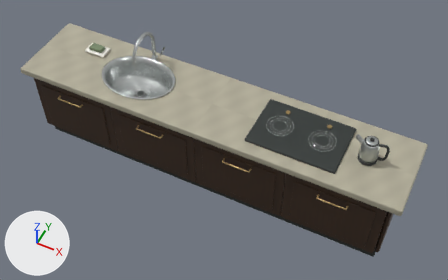
An edit to the glTF model server/after-hours/public/assets/models/kitchen-316.glb, drawn before and after from the same camera.
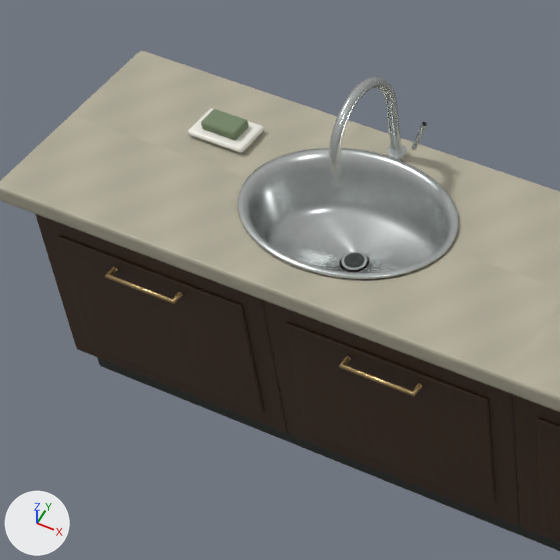
Each version is shown whole from a 50 mm camera at (8.23, -8.65, 5.03) aimed at (6.45, -5.1, 0.6), then close up on the part from 5% to 47% of the width and 2% to 69% of the height. The lights are fixed; the arrows at lower left show +X, +Y and +Z. The last two pictures show the newer version. Where no turn or scale is listed for an object, it has been applied to the vertices. Vertices at exactly the same position are counted once.

Script lines for the objects in view, before the commit:
```python
me_cube_081 = bpy.data.meshes.new('Cube.081')
me_cube_081.from_pydata(...)  # 432 vertices, 852 faces; spans x -1.81..1.81, y -0.28..0.28, z -0.08..0.89
me_cube_081.materials.append(mat_cabinet_shadow_and_gaskets)  # dark grey #2f3532
me_cube_097 = bpy.data.meshes.new('Cube.097')
me_cube_097.from_pydata(...)  # 96 vertices, 188 faces; spans x -0.11..0.11, y -0.07..0.07, z -0.011..0.011
me_cube_097.materials.append(mat_glazed_warm_white_porcelain)  # white #efece3
me_kitchen___deep_stainless_sink_bowl = bpy.data.meshes.new('Kitchen | deep stainless sink bowl')
me_kitchen___deep_stainless_sink_bowl.from_pydata(...)  # 7078 vertices, 13944 faces; spans x -1.18..1.2, y -0.29..0.34, z 0.74..1.38
me_kitchen___deep_stainless_sink_bowl.materials.append(mat_brushed_nickel)  # light grey #ced3d1
ob_kitchen___sponge_tray = bpy.data.objects.new('Kitchen | sponge tray', me_cube_097)
ob_kitchen___sponge_tray.location = (4.93, -4.89, 0.984)
ob_merged___brushed_nickel_003 = bpy.data.objects.new('Merged | Brushed nickel.003', me_kitchen___deep_stainless_sink_bowl)
ob_merged___brushed_nickel_003.location = (6.3, -5.04, 0.0)
ob_merged___cabinet_shadow_and_gaskets_002 = bpy.data.objects.new('Merged | Cabinet shadow and gaskets.002', me_cube_081)
ob_merged___cabinet_shadow_and_gaskets_002.location = (6.3, -5.04, 0.1)
# also in view: 'Merged | Smoked oak | fine vertical grain.004' at (6.3, -5.06, 0.47); 'Kitchen | stone counter with real sink opening' at (6.3, -5.04, 0.93); 'Merged | Aged champagne brass.005' at (6.3, -5.16, 0.88); 'Kitchen | sponge' at (4.93, -4.89, 1.01)
```
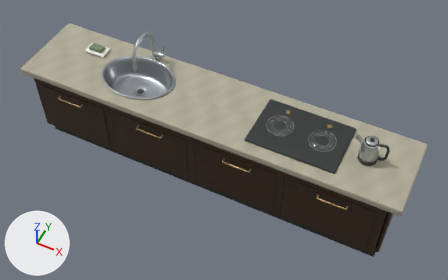
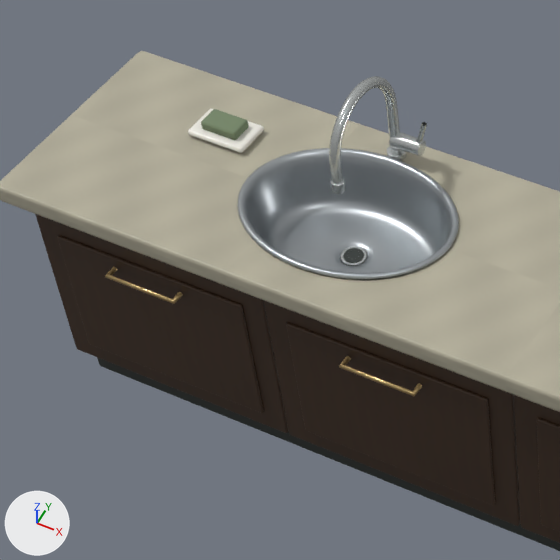
Where the newer file only moved an object's origin or applied its transform, the numbers keep the older frame.

Boxes [x1, y1, x2, y2] around the edits, measured in the close-ups (560 x 560 px; the box of a moved part takes in the faces that stretch with it):
'Merged | Brushed nickel.003', reshaped
    before: [237, 76, 459, 280]
    after: [329, 76, 427, 266]
'Kitchen | deep stainless sink bowl', added
    after: [237, 148, 459, 280]
part 1 of me_kitchen___deep_stainless_sink_bowl, moved or reshaped
    before: [341, 251, 367, 271]
    after: [341, 247, 367, 266]
part 2 of me_kitchen___deep_stainless_sink_bowl, added
    after: [389, 132, 414, 153]
part 3 of me_kitchen___deep_stainless_sink_bowl, added
    after: [407, 137, 426, 156]
part 4 of me_kitchen___deep_stainless_sink_bowl, deleted
    before: [237, 148, 459, 280]
part 5 of me_kitchen___deep_stainless_sink_bowl, moved or reshaped
    before: [411, 122, 427, 150]
    after: [416, 122, 427, 143]

What changed in the scene script:
```text
Add mat_kitchen___brushed_satin_sink_steel:
    mat_kitchen___brushed_satin_sink_steel = principled_material('Kitchen | brushed satin sink steel')
    mat_kitchen___brushed_satin_sink_steel.base_color = (0.43, 0.46, 0.48)  # grey #afb5b8
    mat_kitchen___brushed_satin_sink_steel.metallic = 0.9
    mat_kitchen___brushed_satin_sink_steel.roughness = 0.37
Change me_kitchen___deep_stainless_sink_bowl:
    used by ob_merged___brushed_nickel_003; location = (6.3, -5.04, 0.0)
    remove me_kitchen___deep_stainless_sink_bowl.from_pydata(...)  # 7078 vertices, 13944 faces; spans x -1.18..1.2, y -0.29..0.34, z 0.74..1.38
    add me_kitchen___deep_stainless_sink_bowl.from_pydata(...)  # 6800 vertices, 13380 faces; spans x -0.84..1.2, y -0.12..0.34, z 0.77..1.38
    me_kitchen___deep_stainless_sink_bowl part 1: the loose piece of 240 vertices spanning x -0.84..-0.76, y -0.04..0.04, z 0.75 is moved by (0.0, 0.0, 0.02)
    me_kitchen___deep_stainless_sink_bowl part 2: the loose piece of 240 vertices spanning x -0.82..-0.78, y -0.05..-0.01, z 1.09..1.13 is copied, and the copy is turned 90 degrees about the y axis through its middle and scaled by 1.52, then moved by (0.03, 0.34, -0.07); it spans x -0.81..-0.74, y 0.28..0.34, z 1.01..1.07
    me_kitchen___deep_stainless_sink_bowl part 3: the loose piece of 240 vertices spanning x -0.83..-0.77, y 0.28..0.34, z 0.97..0.99 is copied, and the copy is turned 90 degrees about the y axis through its middle and scaled by 0.931, then moved by (0.08, 0.0, 0.06); it spans x -0.74..-0.7, y 0.28..0.34, z 1.01..1.07
    me_kitchen___deep_stainless_sink_bowl part 4: the loose piece of 768 vertices spanning x -1.18..-0.42, y -0.29..0.29, z 0.74..0.98 is deleted
    me_kitchen___deep_stainless_sink_bowl part 5: 2 vertices moved from x -0.74..-0.73, y 0.3..0.31, z 1.03 to x -0.69, y 0.3..0.32, z 1.15; 10 vertices removed from x -0.74..-0.68, y 0.3..0.32, z 1.03..1.15; 20 vertices added at x -0.72..-0.69, y 0.3..0.32, z 1.06..1.09
    other edits to the shape of me_kitchen___deep_stainless_sink_bowl do not show in these pictures
Add me_kitchen___deep_stainless_sink_bowl_1:
    me_kitchen___deep_stainless_sink_bowl_1.from_pydata(...)  # 3328 vertices, 6656 faces; spans x -1.178..-0.422, y -0.288..0.288, z 0.76..0.982
    me_kitchen___deep_stainless_sink_bowl_1.materials.append(mat_kitchen___brushed_satin_sink_steel)  # grey #afb5b8
Add ob_kitchen___deep_stainless_sink_bowl:
    ob_kitchen___deep_stainless_sink_bowl = bpy.data.objects.new('Kitchen | deep stainless sink bowl', me_kitchen___deep_stainless_sink_bowl_1)
    ob_kitchen___deep_stainless_sink_bowl.location = (6.3, -5.04, 0.0)
```
